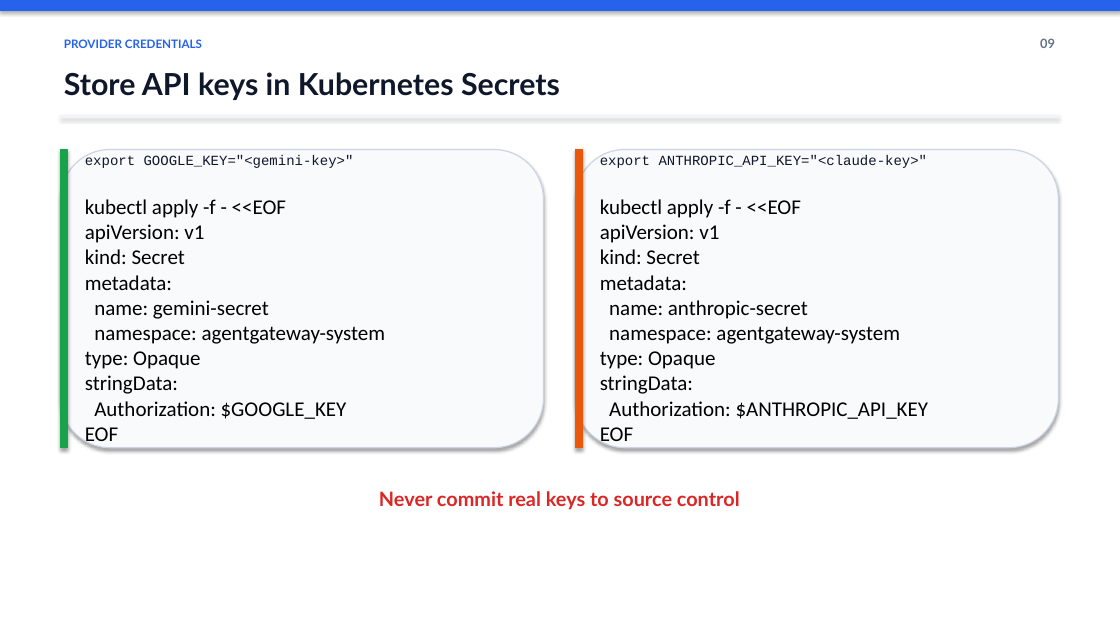
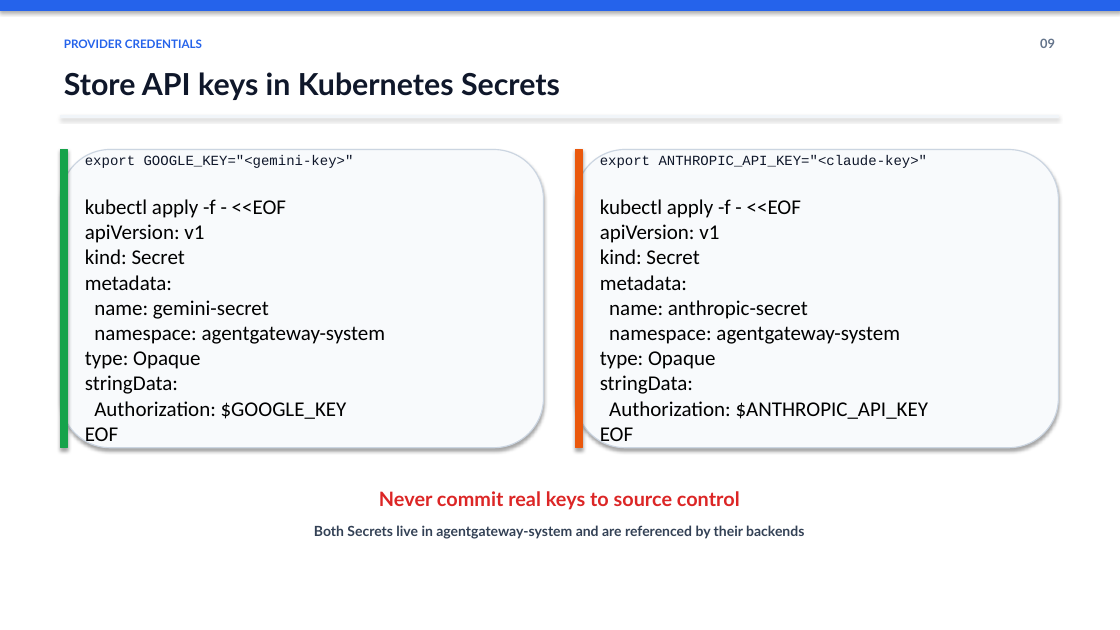
Before and after one commit to mohamedlotfy95/Elsherif-Agentgateway-Labs, a slide deck: slide 9 of docs/presentation/Agentgateway_LLM_Routing_Workshop.pptx. Drawn at 1120x630 pixels with LibreOffice and Linux fonts; fonts in the diff are those of the drawing. Boxes give left, top, right and bottom in pixels: in the first picture for what was removed or moved away, otherwise in the second. Text is boxed around its words. In the diff, an @@ line names an element or a change of style, - is before the commit and + after.

Commit message:
docs: Update Agentgateway_LLM_Routing_Workshop.pptx with new content and improvements

```diff
--- a/docs/presentation/Agentgateway_LLM_Routing_Workshop.pptx
+++ b/docs/presentation/Agentgateway_LLM_Routing_Workshop.pptx
@@ text added at box(314, 525, 804, 539), 12 pt, text #334155, bold @@
+Both Secrets live in agentgateway-system and are referenced by their backends
```
Also in this commit, not shown: 10 other slides changed.
